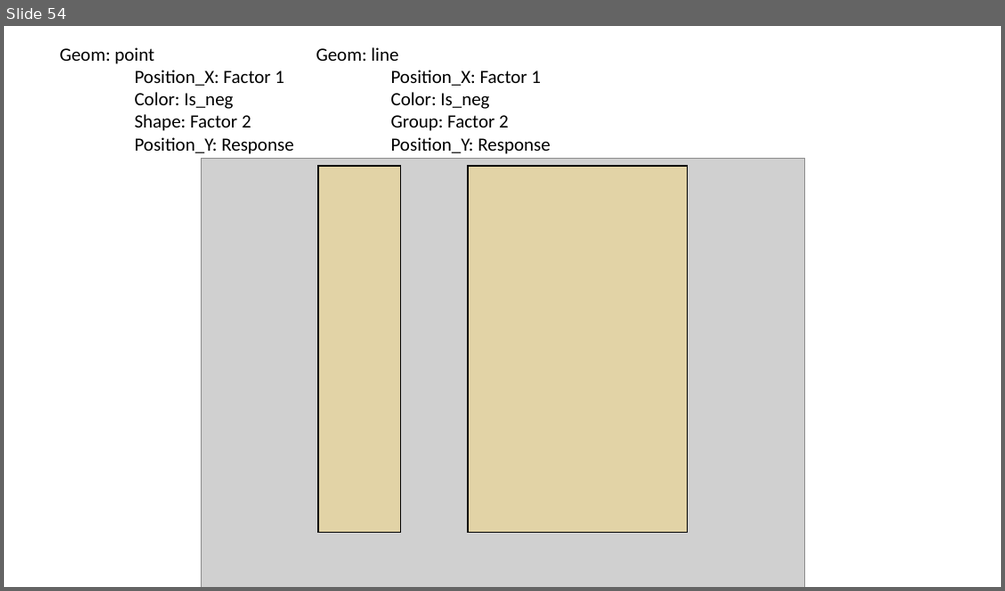
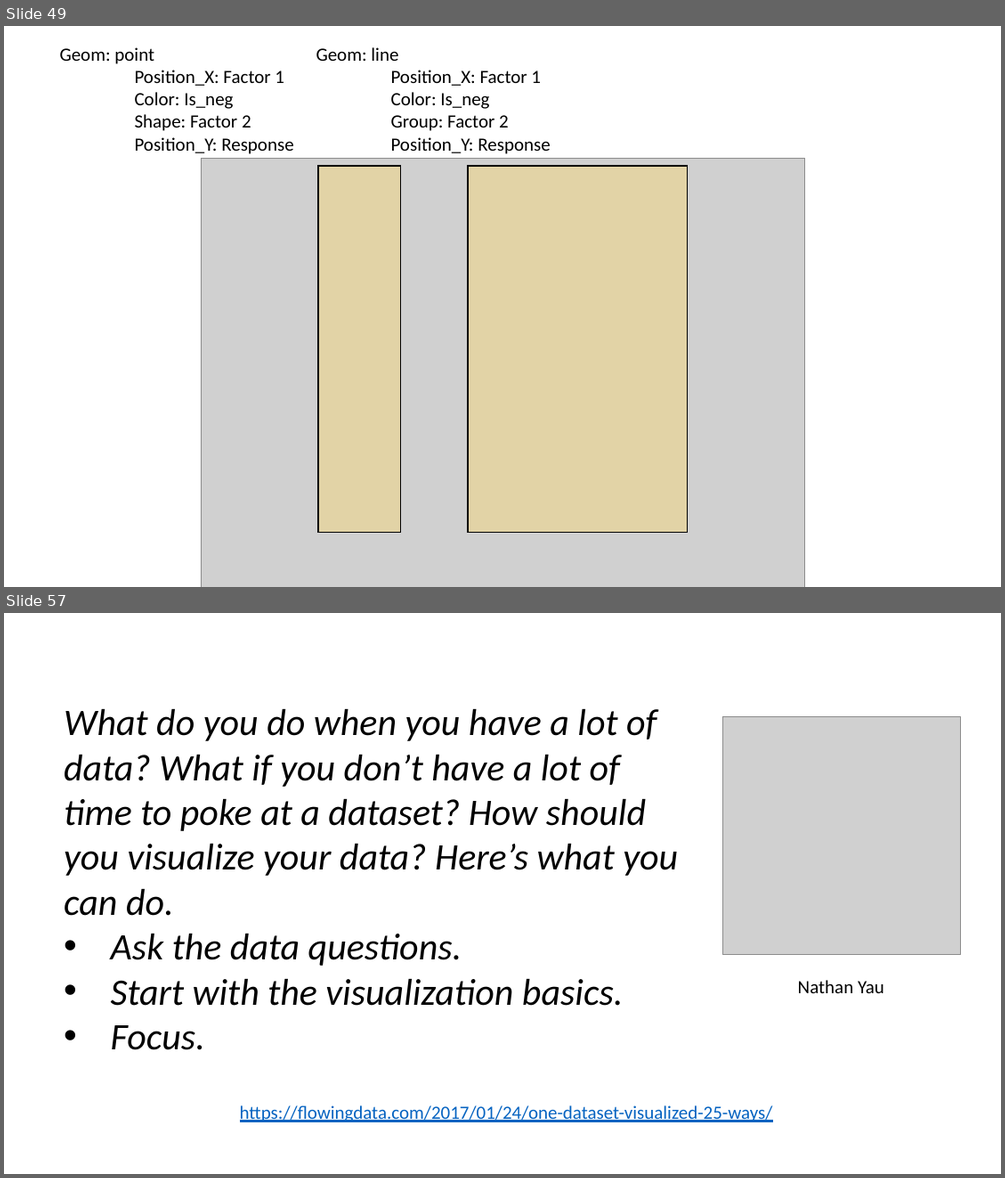
Before and after one commit to WSU-DataScience/SDSS19-dataviz-workshop, a slide deck: slides/Visualization theory and principles.pptx. Shown one above the other, each under a label of ours: slide 54 before the commit, slides 49 and 57 after it; the slides between them are not shown. The pictures are 1005x591 and 1005x1178 pixels, drawn with LibreOffice and Linux fonts; fonts in the diff are those of the drawing; grey boxes stand for pictures. Boxes give left, top, right and bottom in pixels: in the first picture for what was removed or moved away, otherwise in the second. Text is boxed around its words. In the diff, an @@ line names an element or a change of style, - is before the commit and + after.

Commit message:
added CDC data and data viz tasks and modified ppt

```diff
--- a/slides/Visualization theory and principles.pptx
+++ b/slides/Visualization theory and principles.pptx
@@ slide 57 added at bbox=[4, 613, 1001, 1174], background #FFFFFF @@
@@ text added at bbox=[64, 709, 678, 1050], 36 pt, text #000000, italic @@
+What do you do when you have a lot of data? What if you don’t have a lot of time to poke at a dataset? How should you visualize your data? Here’s what you can do.
+• Ask the data questions.
+• Start with the visualization basics.
+• Focus.
@@ picture added at bbox=[723, 717, 961, 955] @@
@@ text added at bbox=[798, 980, 884, 993], 18 pt, text #000000 @@
+Nathan Yau
@@ text added at bbox=[240, 1105, 773, 1122], 18 pt, text #0563C1, underline @@
+https://flowingdata.com/2017/01/24/one-dataset-visualized-25-ways/
@@ what was slide 54 is now slide 49 @@
```
Also in this commit, not shown: 3 slides changed, 8 other slides added, 20 slides removed, 5 other files.
